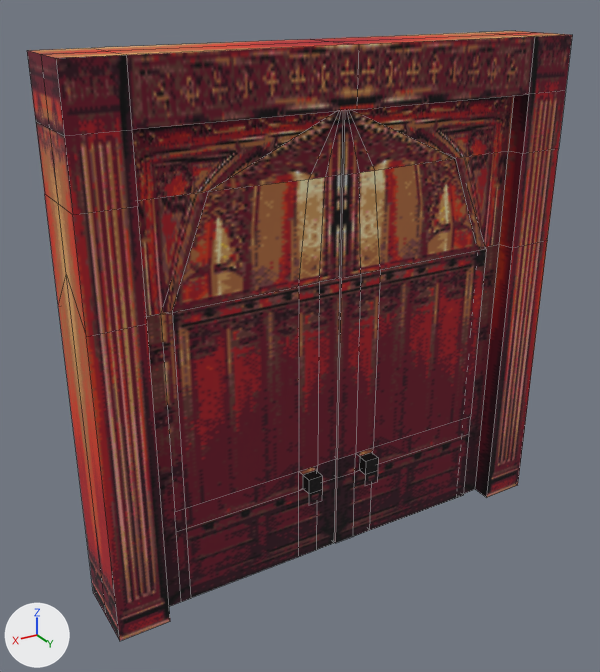
An edit to the FBX model Assets/Prefab/LEVEL/Objects/door.fbx, drawn before and after from the same camera.
The view is the same before and after, from a 50 mm camera at (3.25, 4.99, 4.41) aimed at (0.22, -0.07, 1.89). Lighting does not change. The marker at lower left points along +X, +Y and +Z. The picture after the commit comes second. Mesh edges are drawn as thin lines. Where no turn or scale is listed for an object, it has been applied to the vertices.

In view in the first picture: 'door_left', 'door_left.001', 'doorway'.
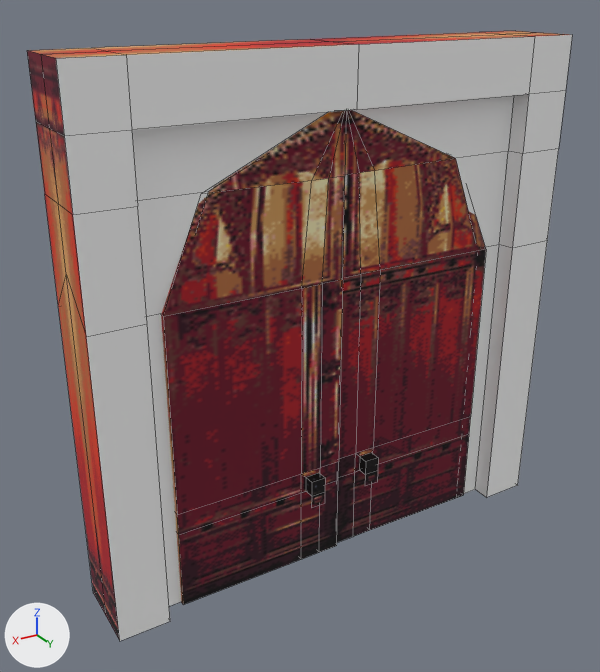
What changed in the scene script:
```text
Change me_cube_036:
    used by ob_door_left; location = (1.396, 0.102, 1.658)
    remove me_cube_036.from_pydata(...)  # 154 vertices, 110 faces; spans x -1.39..0.02, y -0.36..0.15, z -1.66..1.94
    add me_cube_036.from_pydata(...)  # 112 vertices, 82 faces; spans x -1.39..0.02, y -0.36..0.19, z -1.66..1.94
    me_cube_036 part 1
    63 vertices are removed from x -1.39..0.02, y -0.2..0.15, z -1.66..1.94
    62 faces are deleted
    26 vertices in x -1.39..0.02, y -0.12..0.06, z -1.66..1.94 move by (0.0, 0.04, 0.0)
    3 vertices in x -1.29..-0.31, y -0.04..0.0, z 1.49..1.94 move by (0.0, 0.08, 0.0)
    6 vertices are added at (-1.19, 0.1, -0.98), (-1.19, 0.19, -0.86), (-1.19, 0.19, -0.98), (-1.19, 0.19, -1.09), (-1.25, 0.08, 1.49), (-1.21, 0.08, -1.01)
    5 new vertices lie (0.0, 0.16, 0.0) away from vertices in x -1.36..0.02, y -0.12, z -1.66..1.94
    5 new vertices lie (-1.06, 0.0, 0.0) away from vertices in x 0.02, y -0.12..0.08, z -1.66..0.72
    5 new vertices lie (0.13, 0.0, 0.0) away from vertices in x -1.19, y 0.06..0.19, z -1.09..-0.86
    34 new faces join them
    me_cube_036 part 2: 15 kept faces spanning x -1.39..0.02, y -0.24..0.08, z -1.66..1.94 get new texture (UV) coordinates
Change me_cube_040:
    where me_cube_040.from_pydata(...)  # 94 vertices, 88 faces; spans x -1.97..1.97, y -0.3..0.3, z 0.0..4.02
    used by ob_doorway; location = (0.0, 0.0, 0.0)
    me_cube_040 part 3: texture (UV) coordinates of 70 of 88 faces, centred in x -1.97..1.77, y -0.3..0.3, z 0.0..4.02, changed; they spanned u 0.1..0.86, v -0.02..0.99 and now span u 0.0..1.0, v 0.0..0.99
```

Pixel boxes [x1, y1, x2, y2] of what changed, in the pictures (600 x 672 px):
'door_left', reshaped (8% wider)
    before: [172, 111, 343, 598]
    after: [161, 111, 346, 605]
part 1 of me_cube_036, built on
    before: [172, 111, 343, 598]
    after: [161, 111, 346, 605]
part 2 of me_cube_036, surface changed
    both: [320, 280, 340, 464]
part 3 of me_cube_040, surface changed (red to grey)
    both: [56, 31, 572, 641]
